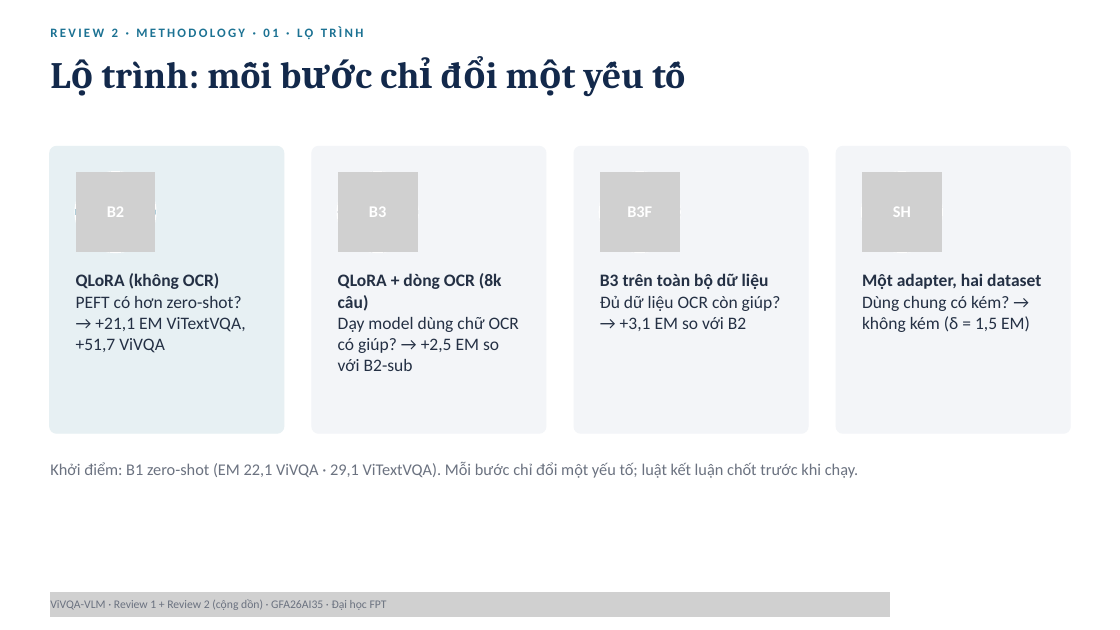
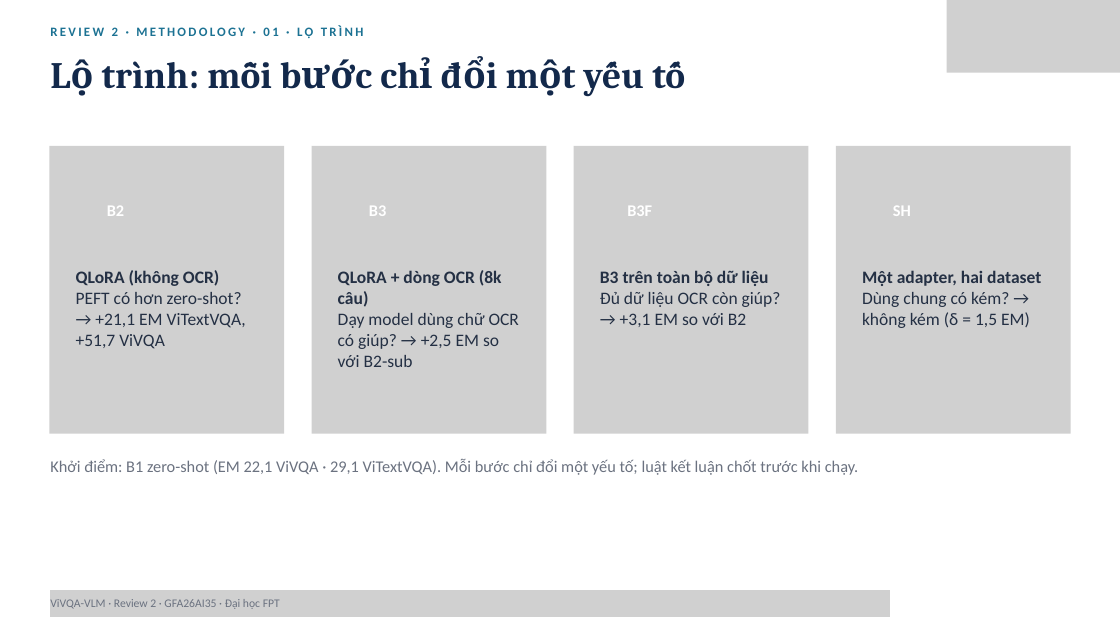
Before and after one commit to PLHGNAOH/ViVQA-VLM, a slide deck: slide 25 of docs/04_slides/cumulative/ViVQA-VLM_Review1-2_KLTN.pptx (slide 28 before the commit). Drawn at 1120x630 pixels with LibreOffice and Linux fonts; fonts in the diff are those of the drawing; grey boxes stand for pictures. Boxes give left, top, right and bottom in pixels: in the first picture for what was removed or moved away, otherwise in the second. Text is boxed around its words. In the diff, an @@ line names an element or a change of style, - is before the commit and + after.

```diff
--- a/docs/04_slides/cumulative/ViVQA-VLM_Review1-2_KLTN.pptx
+++ b/docs/04_slides/cumulative/ViVQA-VLM_Review1-2_KLTN.pptx
@@ picture added at [947, 0, 1120, 73] @@
@@ picture added at [49, 146, 284, 434] @@
@@ freeform shape removed at [50, 146, 284, 433] @@
@@ picture added at [311, 146, 546, 434] @@
@@ freeform shape removed at [312, 146, 546, 433] @@
@@ picture added at [573, 146, 808, 434] @@
@@ freeform shape removed at [574, 146, 808, 433] @@
@@ freeform shape removed at [836, 146, 1070, 433] @@
@@ picture added at [836, 146, 1071, 434] @@
@@ picture added at [74, 171, 156, 253] @@
@@ freeform shape removed at [75, 171, 156, 253] @@
@@ picture added at [76, 170, 156, 252] @@
@@ freeform shape removed at [337, 171, 418, 253] @@
@@ picture added at [337, 171, 418, 253] @@
@@ picture added at [338, 170, 418, 252] @@
@@ freeform shape removed at [599, 171, 680, 253] @@
@@ picture added at [599, 171, 680, 253] @@
@@ picture added at [600, 170, 680, 252] @@
@@ freeform shape removed at [861, 171, 942, 253] @@
@@ picture added at [861, 171, 943, 253] @@
@@ picture added at [862, 170, 942, 252] @@
@@ 4 texts: place and size @@
-4 texts at [76, 273, 1041, 371]
+4 texts at [76, 270, 1041, 367]
@@ text at [50, 599, 280, 609]: text changed @@
-ViVQA-VLM · Review 1 + Review 2 (cộng dồn) · GFA26AI35 · Đại học FPT
+ViVQA-VLM · Review 2 · GFA26AI35 · Đại học FPT
@@ picture added at [50, 590, 890, 617] @@
```
Also in this commit, not shown: 37 other slides changed, 4 slides added, 6 slides removed, 3 other files.
